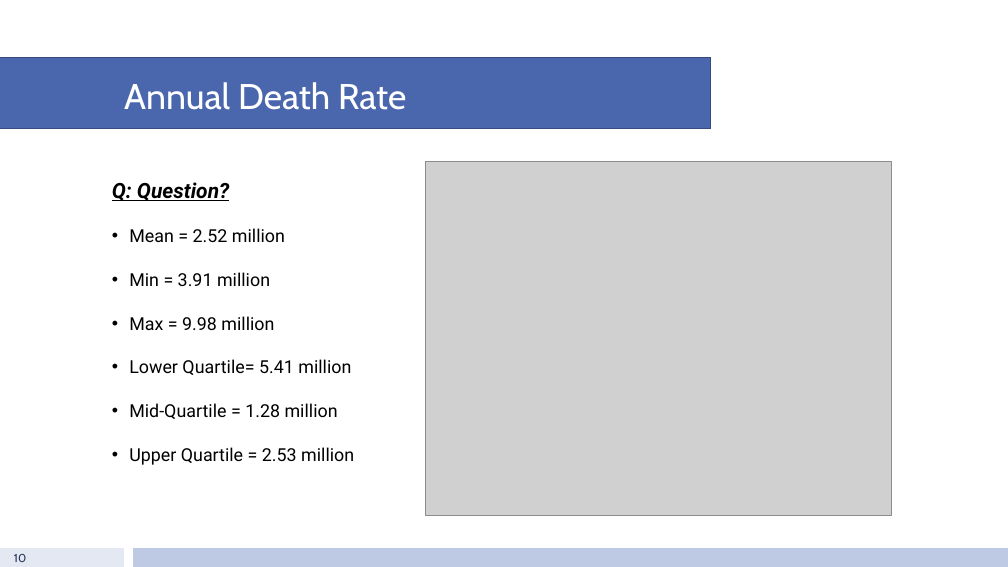
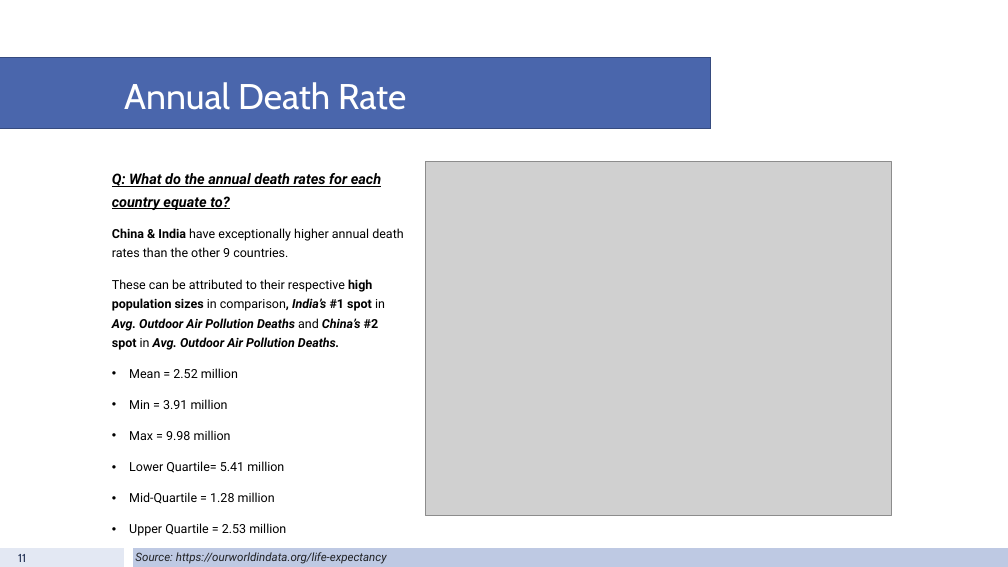
Before and after one commit to fiyang89/project-1-group-8, a slide deck: slide 11 of Population.pptx (slide 10 before the commit). Drawn at 1008x567 pixels with LibreOffice and Linux fonts; fonts in the diff are those of the drawing; grey boxes stand for pictures. Boxes give left, top, right and bottom in pixels: in the first picture for what was removed or moved away, otherwise in the second. Text is boxed around its words. In the diff, an @@ line names an element or a change of style, - is before the commit and + after.

```diff
--- a/Population.pptx
+++ b/Population.pptx
@@ text at box(112, 173, 403, 350): text changed; size 20 to 11.9 pt; italic off @@
-Q: Question?
+Q: What do the annual death rates for each country equate to?
+China & India have exceptionally higher annual death rates than the other 9 countries.
+These can be attributed to their respective high population sizes in comparison, India’s #1 spot in Avg. Outdoor Air Pollution Deaths and China’s #2 spot in Avg. Outdoor Air Pollution Deaths.
@@ text at box(129, 368, 286, 536): size 17 to 11.9 pt in "Mean = 2.52 million", "Min = 3.91 million", "Max = 9.98 million", "Lower Quartile= 5.41 million" and 2 more places; line spacing 1.5 to 1.3 @@
@@ page number at box(18, 554, 26, 562): text changed @@
-10
+11
@@ text added at box(135, 552, 387, 564), 11 pt, text #202124, italic @@
+Source: https://ourworldindata.org/life-expectancy
```
Also in this commit, not shown: 8 other slides changed, 3 slides added, 2 slides removed.
